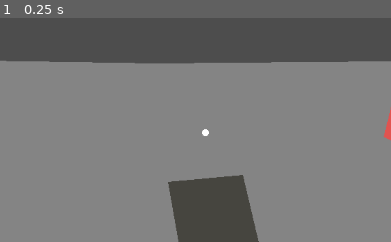
Above: before the commit, frame 1.
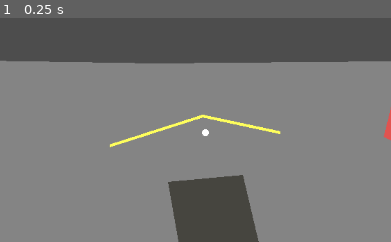
Above: after the commit, the same moment.

Repository: DyloreAquino/Thesis
Game: Godot game, scene res://test_main.tscn
Two runs of this game, one before a commit and one after it. Both use one fixed random seed, a clock stepped at 60 frames per second and the inputs below. The engine's default icon, where the game draws it, is replaced by a stand-in: a white triangle on a blue panel in a dark square.
Inputs:
- Up to frame 1 (0.25 s): no input
The pictures show only the part of the screen within x 25-75%, y 0-50%; the shares and areas given below are measured in that part.

The runs differ from the first frame. In frame 1, 0.7% of the frame differs, in the area x 28-72%, y 42-58%.

Commit message:
Godot gives Jupedsim queue lines

Diff:
--- a/godot/thesis-godot/geometry_exporter.gd
+++ b/godot/thesis-godot/geometry_exporter.gd
@@ -8,6 +8,7 @@
 @export var obstacles: Array[Polygon2D] = []
 @export var switches: Array[JourneySwitch] = []
 @export var initial_switch: JourneySwitch
+@export var queues: Array[Line2D] = []
 @export var sim_client: SimClient
 
 func send_geometry() -> void:
@@ -26,6 +27,13 @@
 	var points := []
 	for local_point in poly.polygon:
 		var world_point: Vector2 = poly.to_global(local_point) * world_scale
+		points.append([world_point.x, world_point.y])
+	return points
+
+func _line_to_scaled_points(line: Line2D) -> Array:
+	var points := []
+	for local_point in line.points:
+		var world_point: Vector2 = line.to_global(local_point) * world_scale
 		points.append([world_point.x, world_point.y])
 	return points
 
@@ -54,7 +62,8 @@
 		"radius": journey_switch.radius_m,
 		"target_switch_ids": target_switch_ids,
 		"target_exit_indices": target_exit_indices,
-		"transition": journey_switch.transition_type
+		"transition": journey_switch.transition_type,
+		"queues" : queues.map(_line_to_scaled_points)
 	}
 
 func _on_fix_geometry_button_button_up():
--- a/godot/thesis-godot/test_main.tscn
+++ b/godot/thesis-godot/test_main.tscn
@@ -100,6 +100,12 @@
 scale = Vector2(1.6685566, 3.3333333)
 mesh = SubResource("SphereMesh_7ti3p")
 
+[node name="QueueLine" type="Line2D" parent="." unique_id=1139622068]
+position = Vector2(12, -42)
+points = PackedVector2Array(449, 228, 583, 185, 695, 209)
+width = 4.0
+default_color = Color(1, 1, 0.36078432, 1)
+
 [node name="CanvasLayer" type="CanvasLayer" parent="." unique_id=675606304]
 
 [node name="FixGeometryButton" type="Button" parent="CanvasLayer" unique_id=192037072]
Not shown, changed: sim_server/geometry.py
Not shown, added: sim_server/queues.py
Not shown, changed: sim_server/simulation.py
